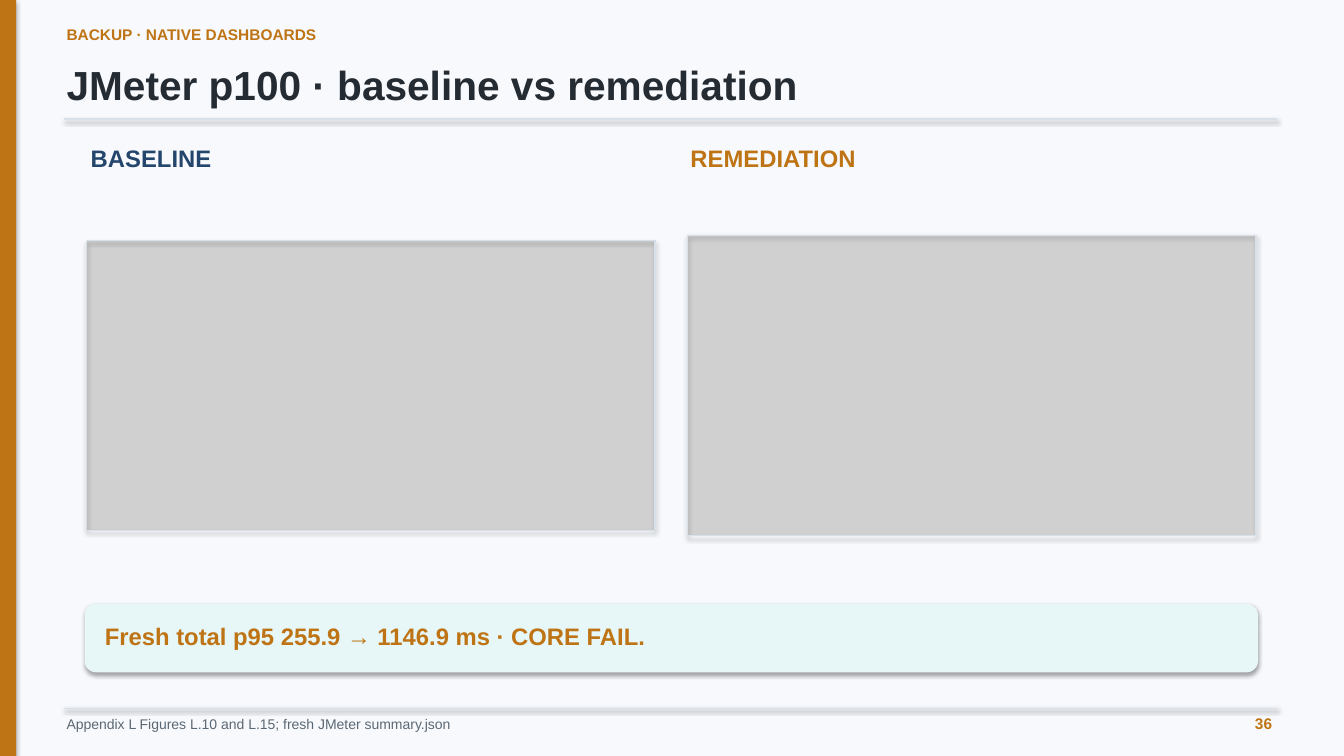
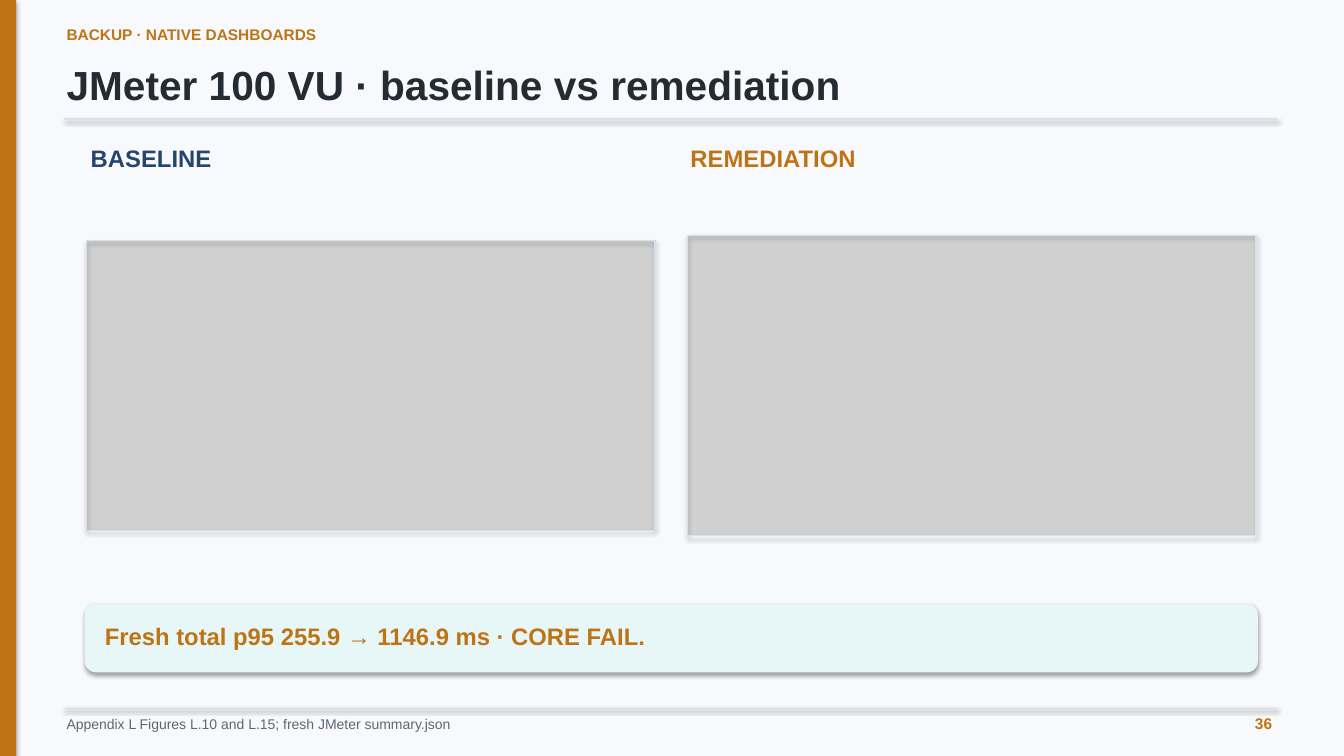
Before and after one commit to minatozaki98/financial-accounting, a slide deck: slide 36 of Document/outputs/final-defense/G6519692_Zaw_Ye_Htut_Ko_Final_Thesis_Defense.pptx. Drawn at 1344x756 pixels with LibreOffice and Linux fonts; fonts in the diff are those of the drawing; grey boxes stand for pictures. Boxes give left, top, right and bottom in pixels: in the first picture for what was removed or moved away, otherwise in the second. Text is boxed around its words. In the diff, an @@ line names an element or a change of style, - is before the commit and + after.

Commit message:
docs: distinguish JMeter virtual users from latency percentiles

```diff
--- a/Document/outputs/final-defense/G6519692_Zaw_Ye_Htut_Ko_Final_Thesis_Defense.pptx
+++ b/Document/outputs/final-defense/G6519692_Zaw_Ye_Htut_Ko_Final_Thesis_Defense.pptx
@@ text at (x1=67, y1=70, x2=840, y2=101): text changed @@
-JMeter p100 · baseline vs remediation
+JMeter 100 VU · baseline vs remediation
```
Also in this commit, not shown: 9 other slides changed, 10 other files.
